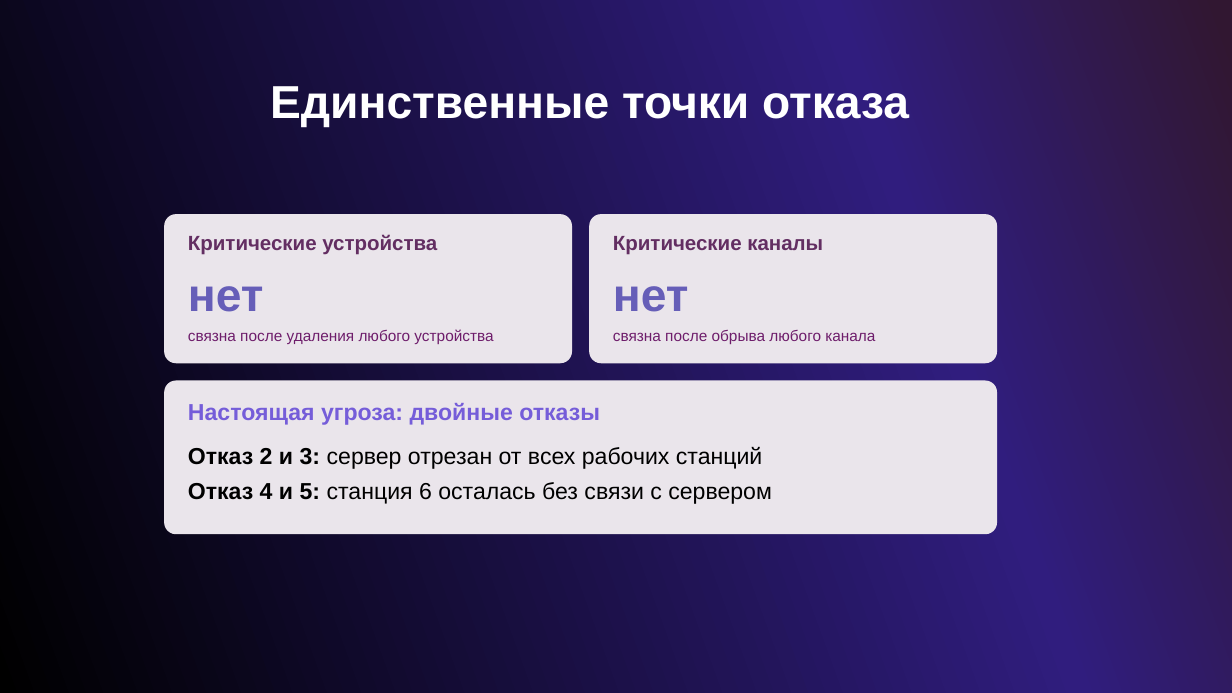
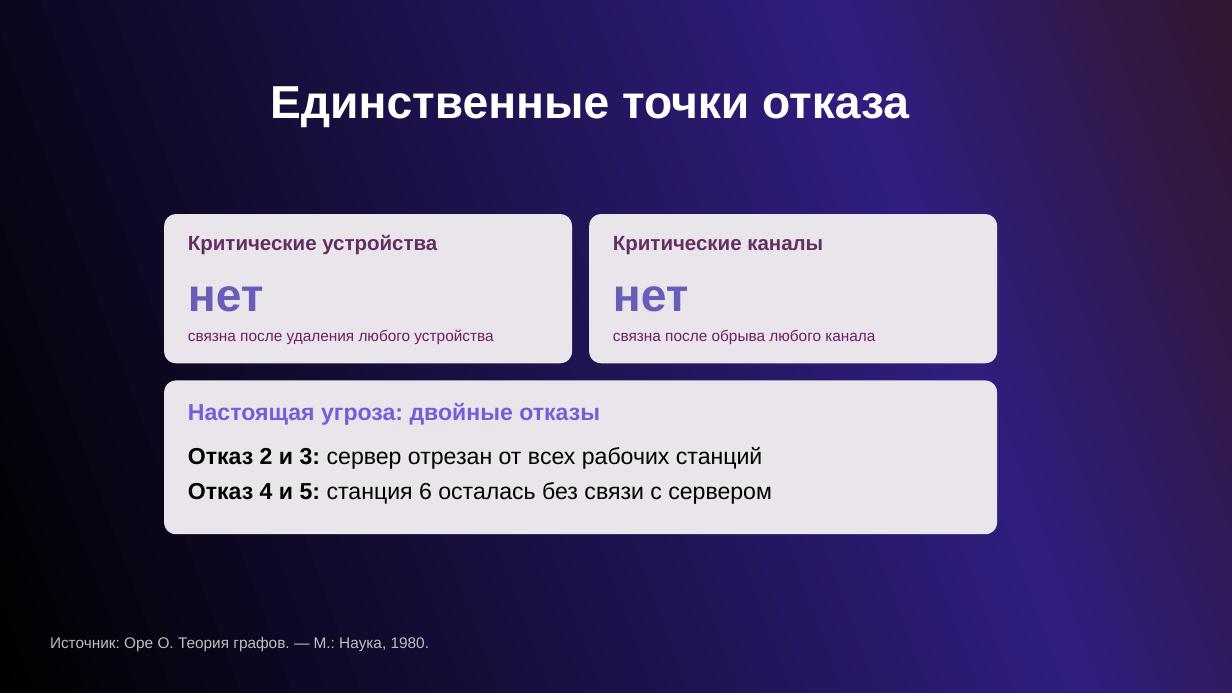
Before and after one commit to ZloyNinja/fault-tolerant-network-graph, a slide deck: slide 5 of Presentation.pptx. Drawn at 1232x693 pixels with LibreOffice and Linux fonts; fonts in the diff are those of the drawing; background and template pictures are left out. Boxes give left, top, right and bottom in pixels: in the first picture for what was removed or moved away, otherwise in the second. Text is boxed around its words. In the diff, an @@ line names an element or a change of style, - is before the commit and + after.

```diff
--- a/Presentation.pptx
+++ b/Presentation.pptx
@@ text added at (50, 637, 429, 651), 12 pt, text #BFBFBF @@
+Источник: Оре О. Теория графов. — М.: Наука, 1980.
```
Also in this commit, not shown: 2 other slides changed.
